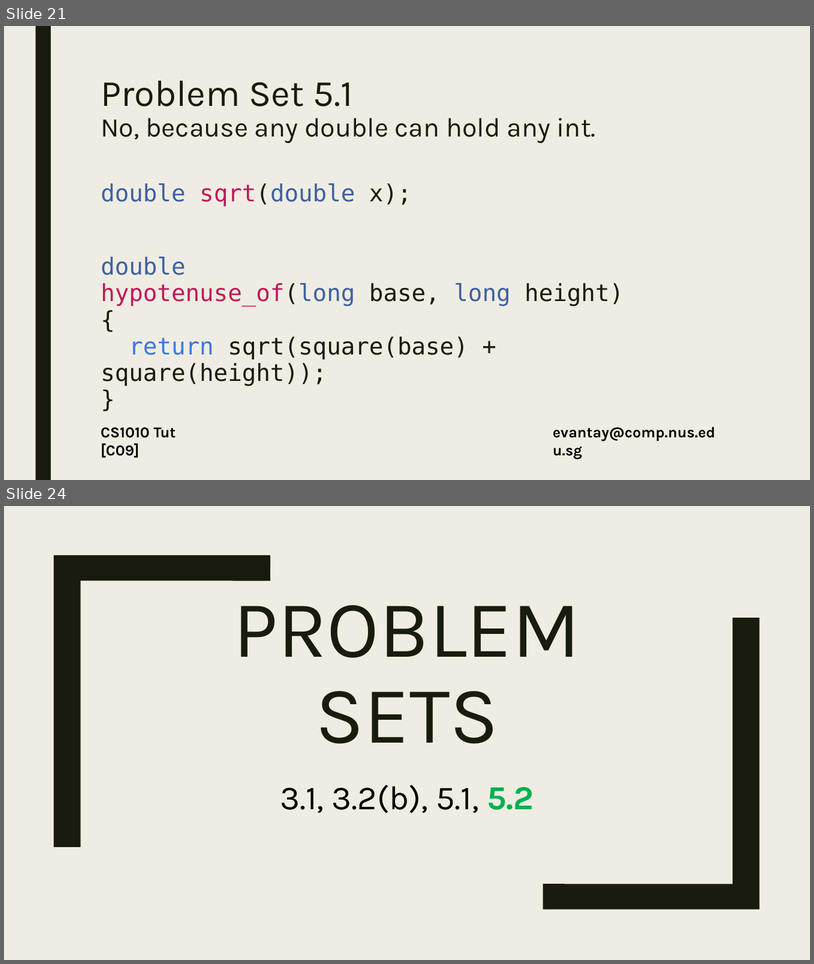
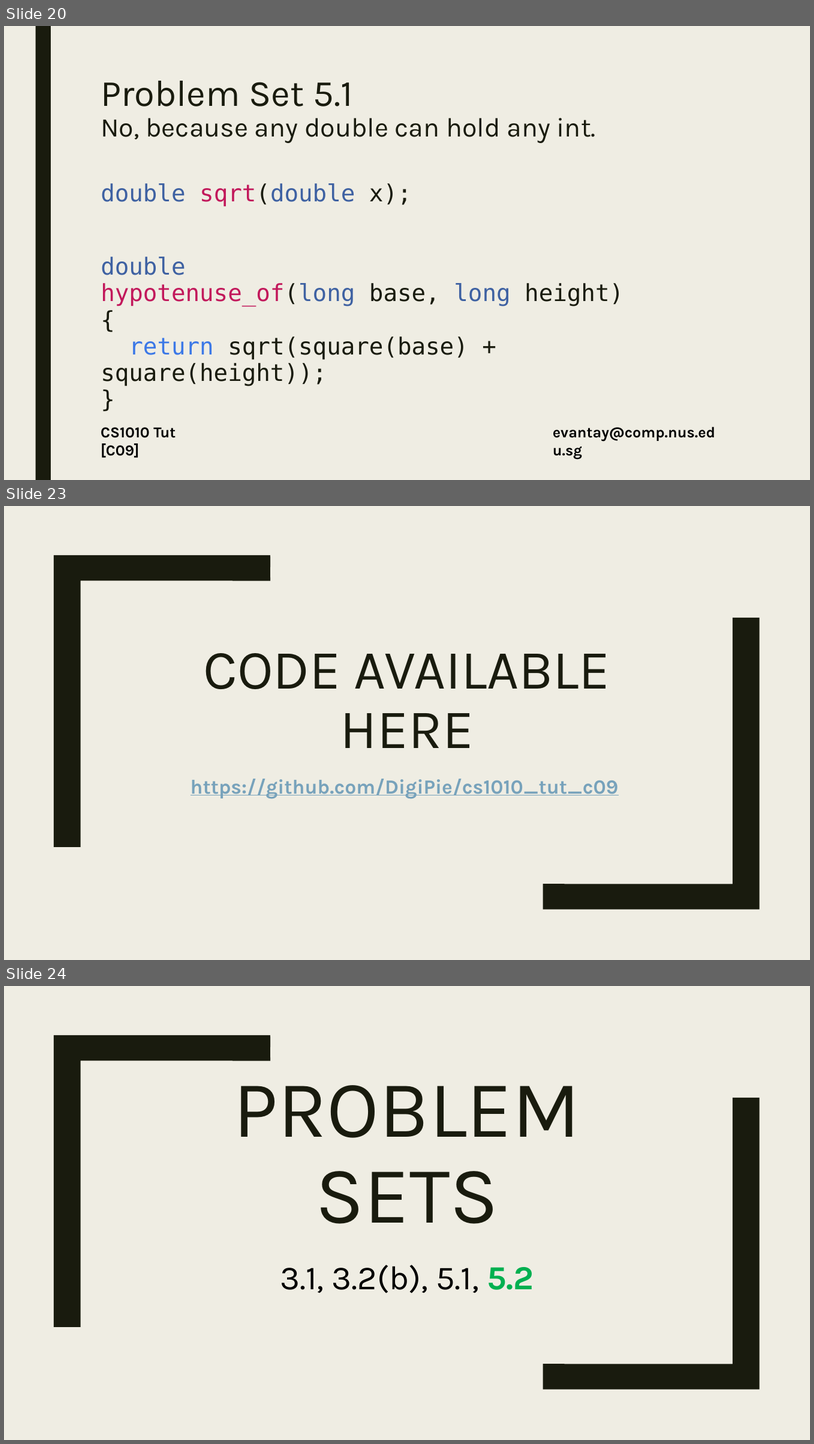
Before and after one commit to DigiPie/CS1010-Tutorial-C09, a slide deck: Tutorial 2/CS1010_TutC09_2.pptx. Shown one above the other, each under a label of ours: slides 21 and 24 before the commit, slides 20, 23 and 24 after it; the slides between them are not shown. The pictures are 814x964 and 814x1444 pixels, drawn with LibreOffice and Linux fonts; fonts in the diff are those of the drawing. Boxes give left, top, right and bottom in pixels: in the first picture for what was removed or moved away, otherwise in the second. Text is boxed around its words. In the diff, an @@ line names an element or a change of style, - is before the commit and + after.

```diff
--- a/Tutorial 2/CS1010_TutC09_2.pptx
+++ b/Tutorial 2/CS1010_TutC09_2.pptx
@@ slide 23 added at (4,506,810,960), background #EFEDE3; not listed: 2 template elements that a slide beside it also shows @@
@@ title added at (204,653,611,748), 66 pt, text #191B0E @@
+CODE AVAILABLE HERE
@@ subtitle added at (191,778,619,799), 24 pt, text #77A2BB, bold, underline @@
+https://github.com/DigiPie/cs1010_tut_c09
@@ what was slide 21 is now slide 20 @@
```
Also in this commit, not shown: 9 slides changed, 1 other slide added, 2 slides removed, 3 other files.
